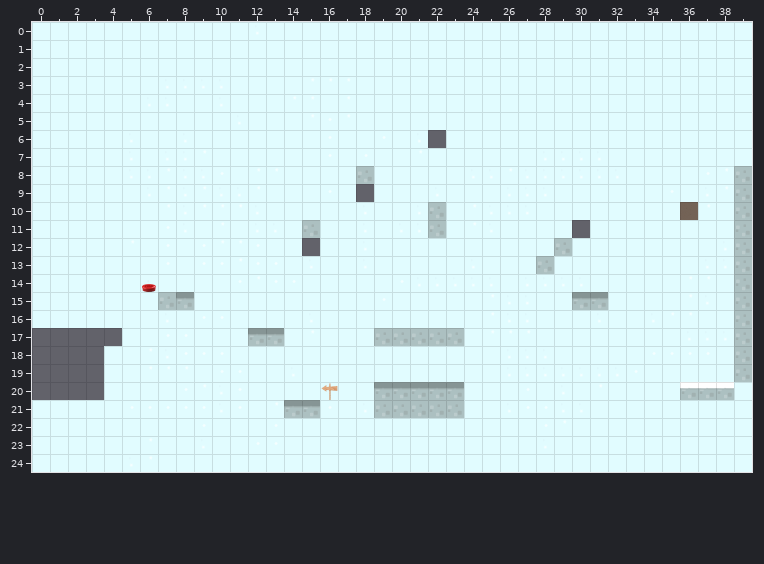
Two versions of a level (Tiled map, data/Lvl2.tmx). Above is the file before it was changed.
Cells are 70x70 px. Shown: x 0..39, y 0..24.
New version:
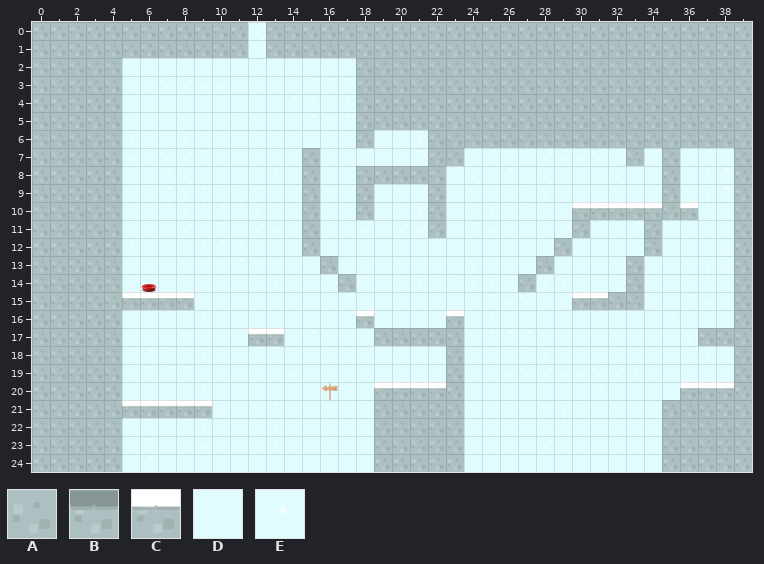
Key: from "tiles_map": A 5, B 6, C 16, D 18, E 19.
_ is an empty cell, # one hidden under a higher layer.
Tiles of an added or newly shown layer are drawn over the layers below it.
Changes in this commit:
Layer "Background":
y 18..20: x 1..4 ___D -> AAAA
y 21: x 4..9 DEEEEE -> ######; x 14..15 BB -> DD
Layer "Collision" (now shown):
y 0..1: x 0..11 ____________ -> AAAAAAAAAAAA; x 13..39 ___________________________ -> AAAAAAAAAAAAAAAAAAAAAAAAAAA
y 2..5: x 0..4 _____ -> AAAAA; x 18..39 ______________________ -> AAAAAAAAAAAAAAAAAAAAAA
y 6: x 0..4 _____ -> AAAAA; x 18 _ -> A; x 22..39 __________________ -> AAAAAAAAAAAAAAAAAA
y 7: x 0..4 _____ -> AAAAA; x 15 _ -> A; x 22..23 __ -> AA; x 33 _ -> A; x 35 _ -> A; x 39 _ -> A
y 8: x 0..4 _____ -> AAAAA; x 15 _ -> A; x 19..22 ____ -> AAAA; x 35 _ -> A
y 9: x 0..4 _____ -> AAAAA; x 15 _ -> A; x 18 _ -> A; x 22 _ -> A; x 35 _ -> A
y 10: x 0..4 _____ -> AAAAA; x 15 _ -> A; x 18 _ -> A; x 30..36 _______ -> CCCCCAC
y 11: x 0..4 _____ -> AAAAA; x 30 _ -> A; x 34 _ -> A
y 12: x 0..4 _____ -> AAAAA; x 15 _ -> A; x 34 _ -> A
y 13: x 0..4 _____ -> AAAAA; x 16 _ -> A; x 33 _ -> A
y 14: x 0..4 _____ -> AAAAA; x 17 _ -> A; x 27 _ -> A; x 33 _ -> A
y 15: x 0..8 _________ -> AAAAACCCC; x 30..33 ____ -> CCAA
y 16: x 0..4 _____ -> AAAAA; x 18 _ -> C; x 23 _ -> C
y 17: x 0..4 _____ -> AAAAA; x 12..13 __ -> CC; x 37..38 __ -> AA
y 18..19: x 0 _ -> A; x 23 _ -> A
y 20: x 0 _ -> A; x 19..23 _____ -> CCCCA; x 39 _ -> A
y 21: x 0..9 __________ -> AAAAACCCCC; x 35..39 _____ -> AAAAA
y 22..24: x 0..4 _____ -> AAAAA; x 19..23 _____ -> AAAAA; x 35..39 _____ -> AAAAA
